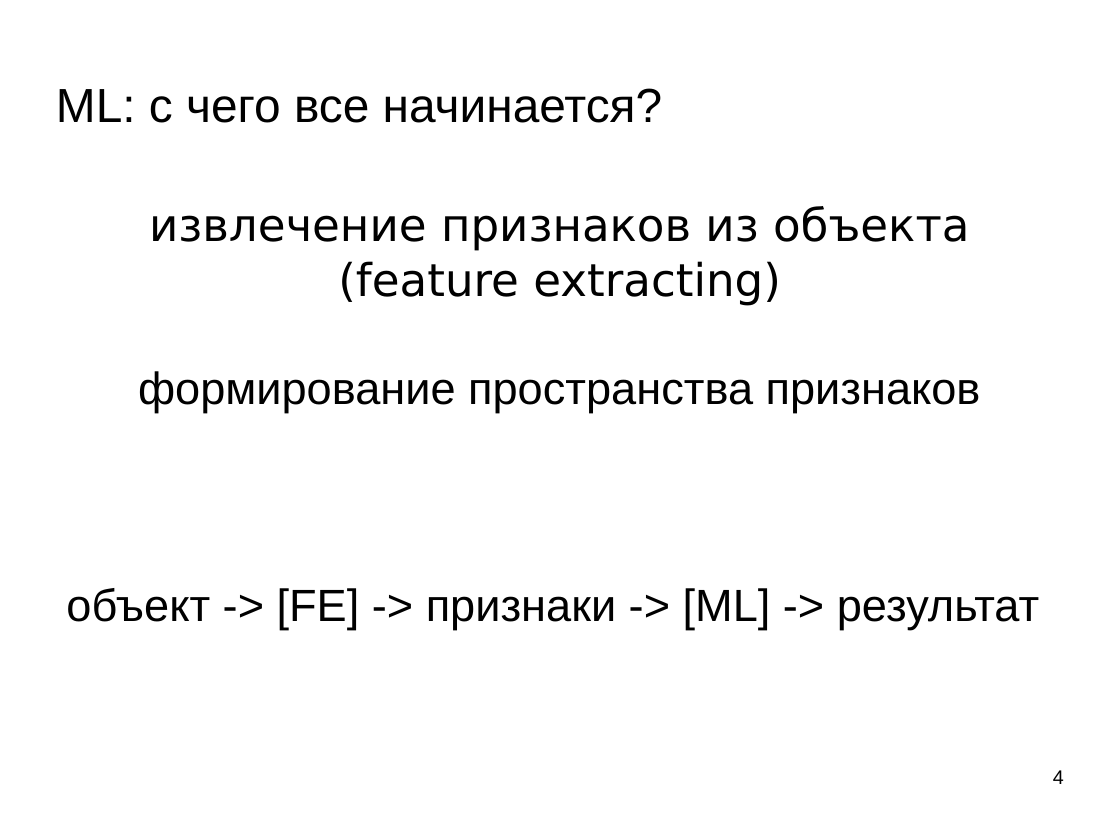
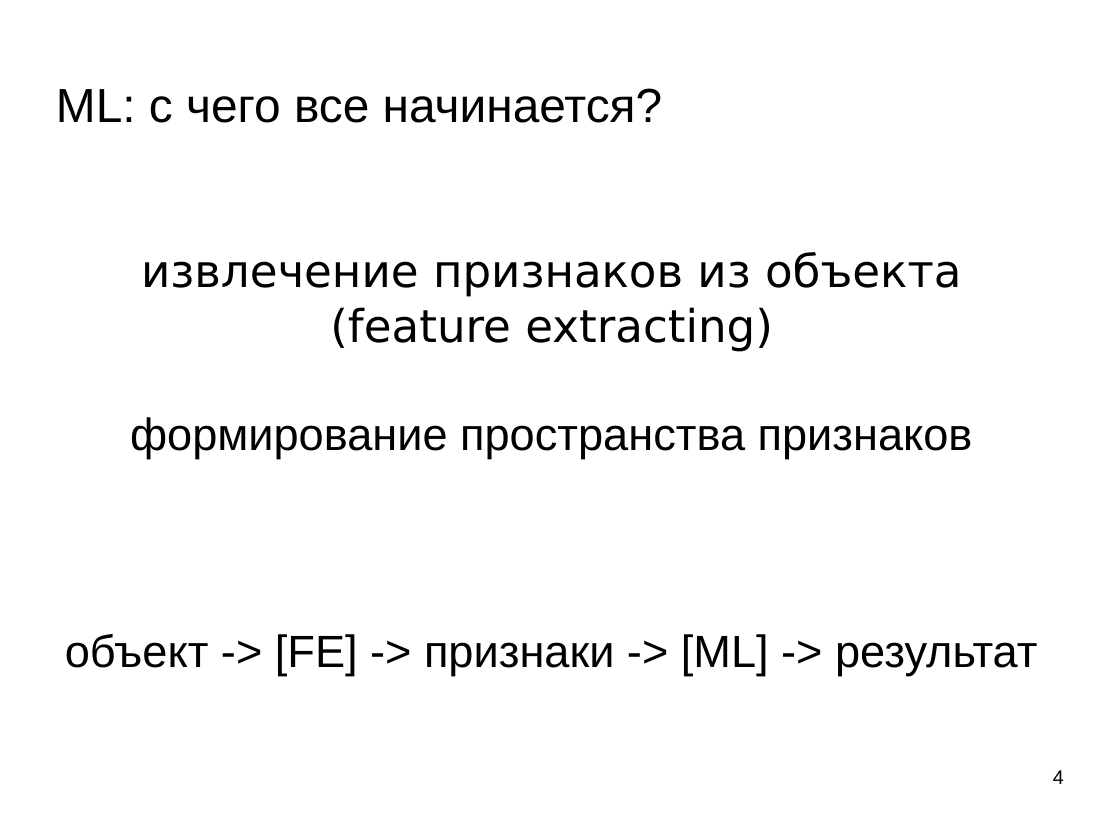
Before and after one commit to mechanoid5/ml_lectorium_legacy, a slide deck: slide 4 of 0-intro.odp. Drawn at 1120x840 pixels with LibreOffice and Linux fonts; fonts in the diff are those of the drawing; background and template pictures are left out. Boxes give left, top, right and bottom in pixels: in the first picture for what was removed or moved away, otherwise in the second. Text is boxed around its words. In the diff, an @@ line names an element or a change of style, - is before the commit and + after.

```diff
--- a/0-intro.odp
+++ b/0-intro.odp
@@ subtitle "извлечение признаков из объекта": place and size @@
-subtitle "извлечение признаков из объекта" at <box>66,206,1039,629</box>
+subtitle "извлечение признаков из объекта" at <box>65,252,1037,675</box>
```
Also in this commit, not shown: 4 other slides changed, 3 other files.
